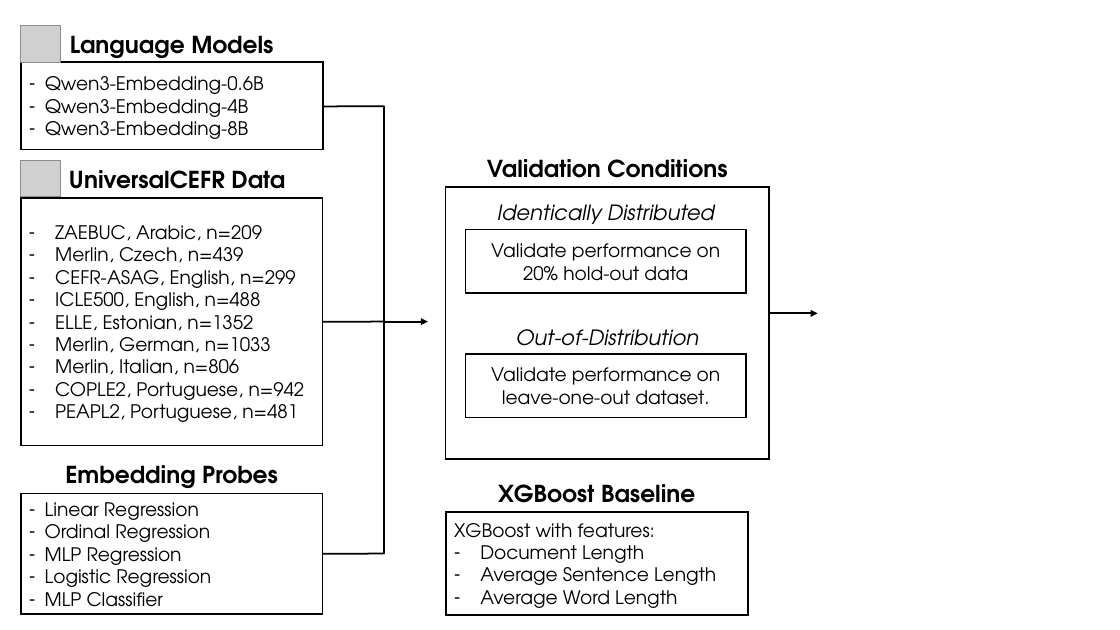
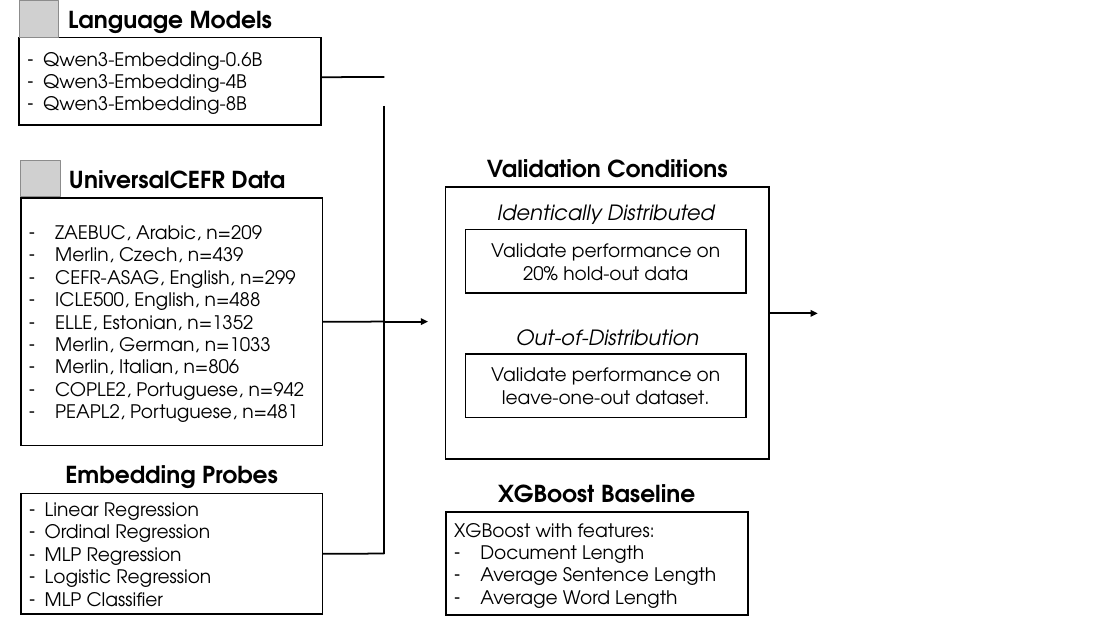
Before and after one commit to INTERACT-LLM/proficiency-probing, a slide deck: slide 4 of src/plots/Plots_Design.pptx. Drawn at 1120x630 pixels with LibreOffice and Linux fonts; fonts in the diff are those of the drawing; grey boxes stand for pictures. Boxes give left, top, right and bottom in pixels: in the first picture for what was removed or moved away, otherwise in the second. Text is boxed around its words. In the diff, an @@ line names an element or a change of style, - is before the commit and + after.

```diff
--- a/src/plots/Plots_Design.pptx
+++ b/src/plots/Plots_Design.pptx
@@ text "Language Models": place and size @@
-text "Language Models" at (70,35,273,63)
+text "Language Models" at (68,10,272,38)
@@ picture added at (19,1,59,38) @@
@@ picture removed at (21,25,60,62) @@
@@ rectangle "Qwen3-Embedding-0.6B": place and size @@
-rectangle "Qwen3-Embedding-0.6B" at (21,62,323,150)
+rectangle "Qwen3-Embedding-0.6B" at (19,38,321,125)
@@ line moved from (323, 107) - (384, 106) to (323, 77) - (384, 77) @@
```
Also in this commit, not shown: 4 other slides changed, 2 slides added, 1 slide removed, 7 other files.
